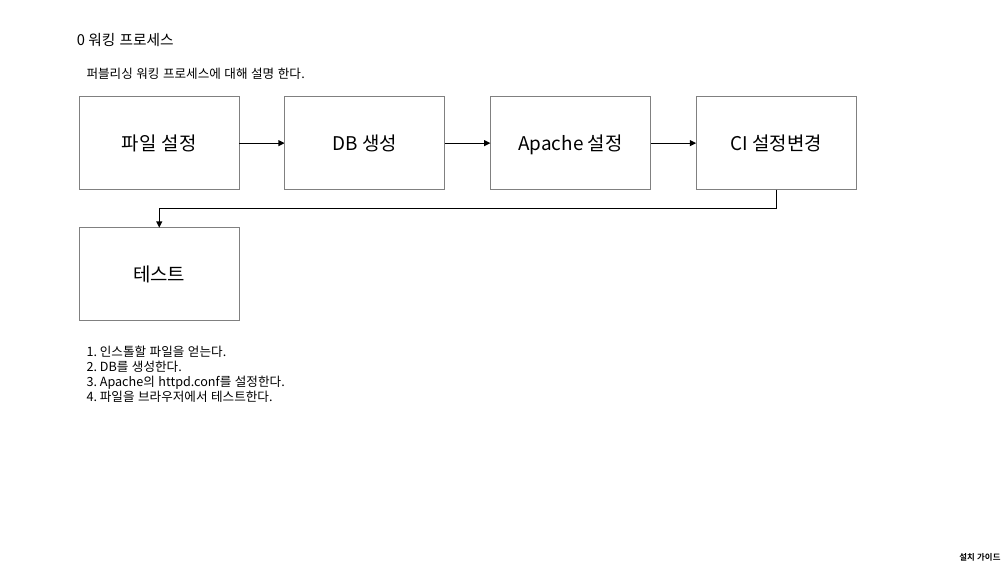
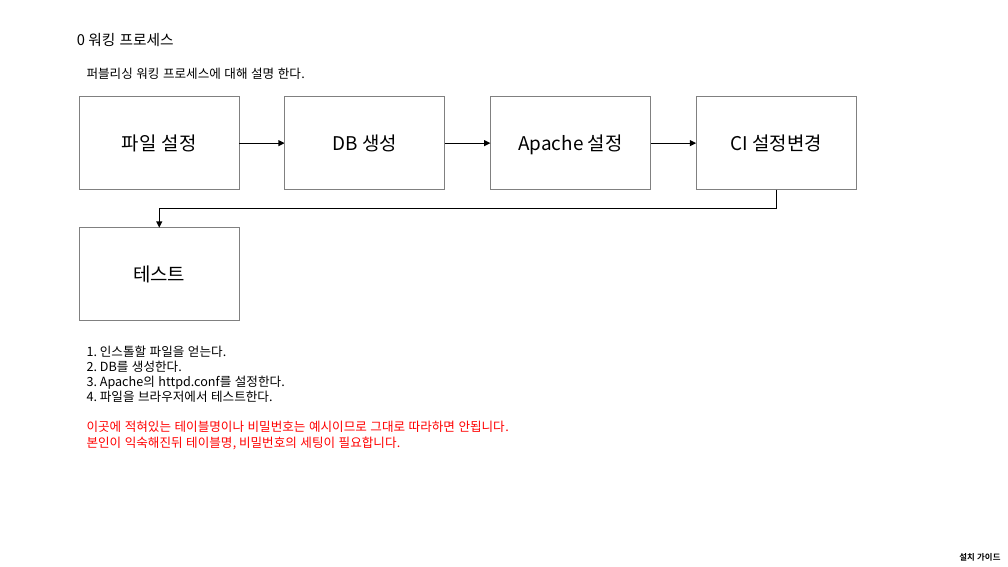
Before and after one commit to naiyumie/nboard, a slide deck: slide 3 of ref/00.architect/04. install guide(설치 가이드).pptx. Drawn at 1008x567 pixels with LibreOffice and Linux fonts; fonts in the diff are those of the drawing. Boxes give left, top, right and bottom in pixels: in the first picture for what was removed or moved away, otherwise in the second. Text is boxed around its words. In the diff, an @@ line names an element or a change of style, - is before the commit and + after.

```diff
--- a/ref/00.architect/04. install guide(설치 가이드).pptx
+++ b/ref/00.architect/04. install guide(설치 가이드).pptx
@@ text at [87, 420, 509, 449]: paragraphs added @@
+이곳에 적혀있는 테이블명이나 비밀번호는 예시이므로 그대로 따라하면 안됩니다.
+본인이 익숙해진뒤 테이블명, 비밀번호의 세팅이 필요합니다.
```
Also in this commit, not shown: 6 other slides changed, 6 slides added, 1 slide removed, 4 other files.
